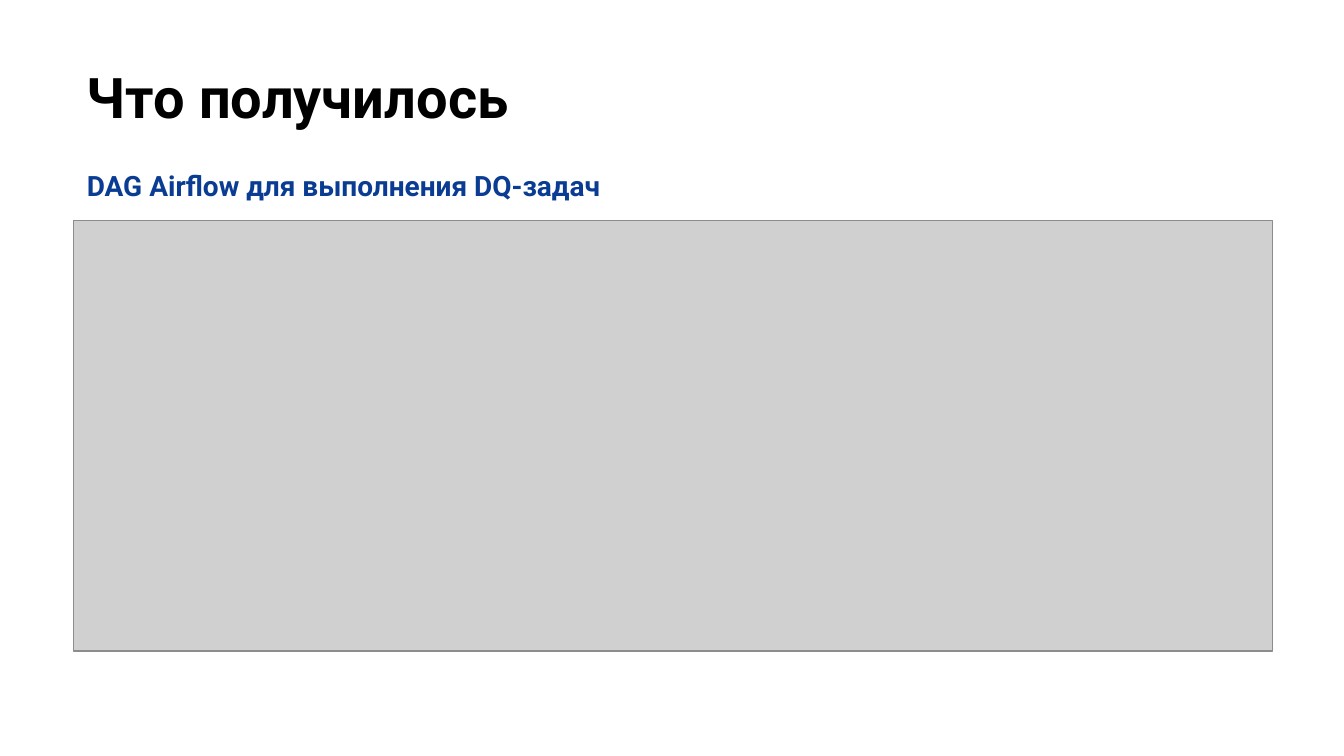
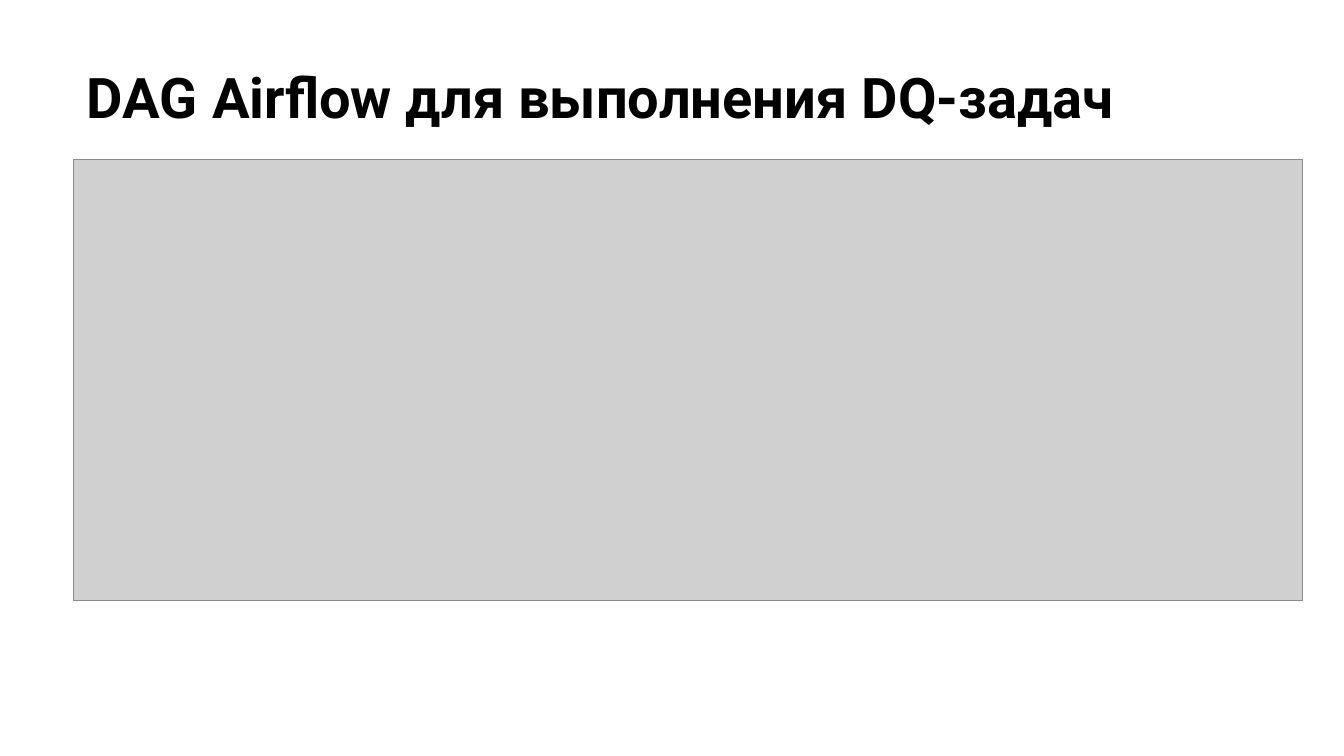
Before and after one commit to Vesta080283/customer-360-dq-project, a slide deck: slide 8 of presentation/Проект сквозного аудита качества данных в домене Customer 360.pptx. Drawn at 1344x756 pixels with LibreOffice and Linux fonts; fonts in the diff are those of the drawing; grey boxes stand for pictures; background and template pictures are left out. Boxes give left, top, right and bottom in pixels: in the first picture for what was removed or moved away, otherwise in the second. Text is boxed around its words. In the diff, an @@ line names an element or a change of style, - is before the commit and + after.

```diff
--- a/presentation/Проект сквозного аудита качества данных в домене Customer 360.pptx
+++ b/presentation/Проект сквозного аудита качества данных в домене Customer 360.pptx
@@ title at [87, 75, 1114, 127]: text changed @@
-Что получилось
+DAG Airflow для выполнения DQ-задач
@@ picture: place and size @@
-picture at [74, 220, 1273, 650]
+picture at [74, 160, 1302, 601]
@@ text removed at [87, 174, 600, 201] @@
-DAG Airflow для выполнения DQ-задач
```
Also in this commit, not shown: 5 other slides changed, 3 slides added, 1 slide removed, 3 other files.
